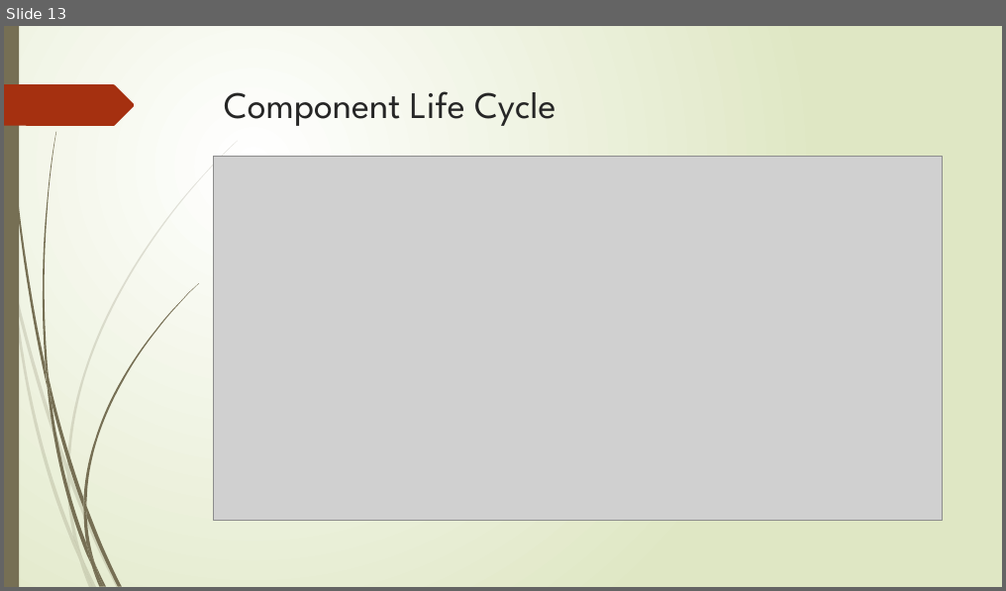
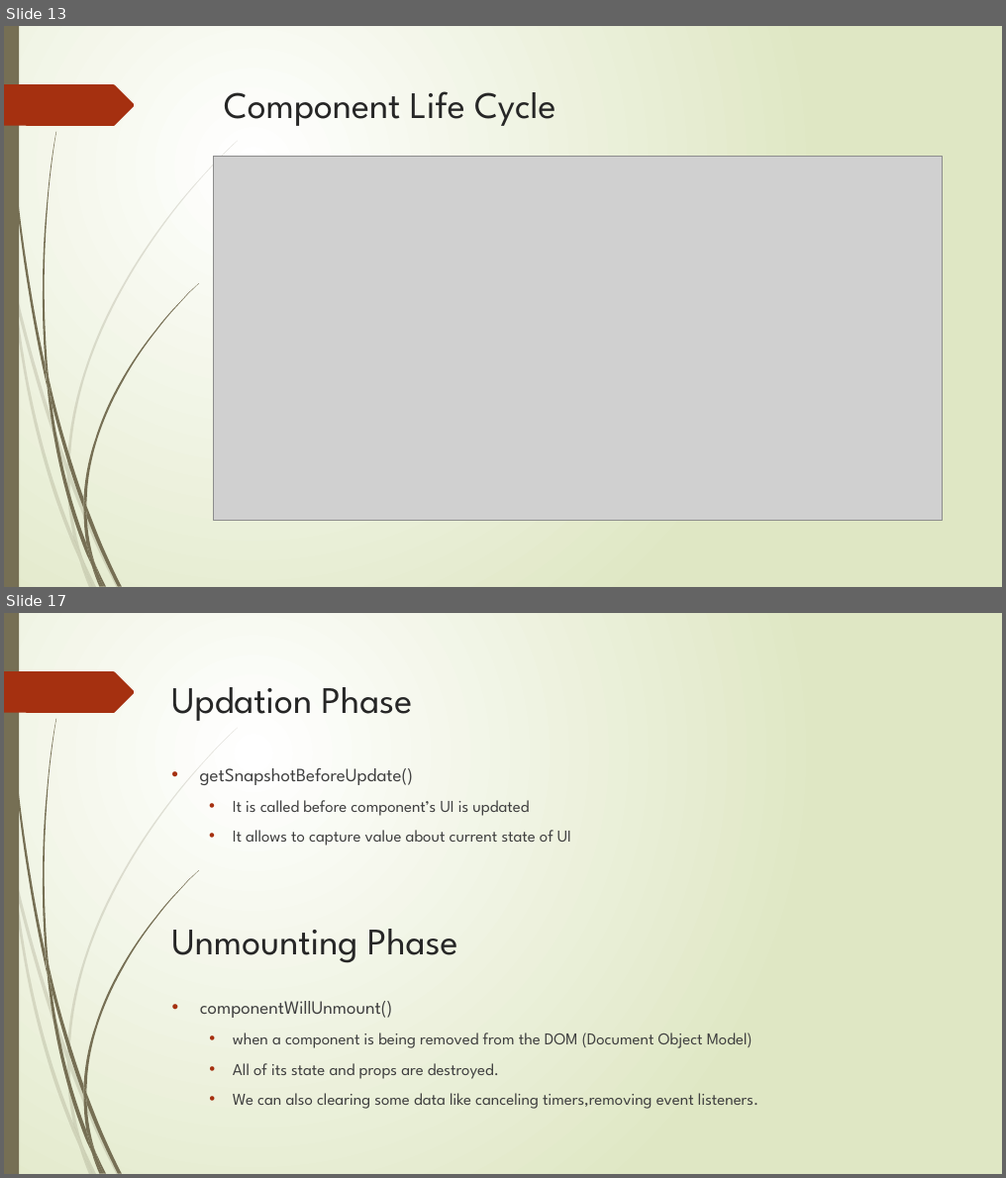
Before and after one commit to RinkalRnw/ReactJS_Notes, a slide deck: ReactJSLecture 8.pptx. Shown one above the other, each under a label of ours: slide 13 before the commit, slides 13 and 17 after it; the slides between them are not shown. The pictures are 1006x591 and 1006x1178 pixels, drawn with LibreOffice and Linux fonts; fonts in the diff are those of the drawing; grey boxes stand for pictures. Boxes give left, top, right and bottom in pixels: in the first picture for what was removed or moved away, otherwise in the second. Text is boxed around its words. In the diff, an @@ line names an element or a change of style, - is before the commit and + after.

Commit message:
Updation Phase added in lifecycle

```diff
--- a/ReactJSLecture 8.pptx
+++ b/ReactJSLecture 8.pptx
@@ slide 17 added at [4,613,1002,1174], background gradient #FFFFFF to #DFE8C4; not listed: 24 template elements that a slide beside it also shows @@
@@ title added at [171,687,412,721], 36 pt, text #262626 @@
+Updation Phase
@@ text added at [200,768,571,846], 16 pt, text #404040 @@
+• getSnapshotBeforeUpdate()
+  • It is called before component’s UI is updated
+  • It allows to capture value about current state of UI
@@ text added at [171,929,458,963], 36 pt, text #262626 @@
+Unmounting Phase
@@ text added at [200,1001,758,1109], 16 pt, text #404040 @@
+• componentWillUnmount()
+  • when a component is being removed from the DOM (Document Object Model)
+  • All of its state and props are destroyed.
+  • We can also clearing some data like canceling timers,removing event listeners.
```
Also in this commit, not shown: 4 other slides added.
